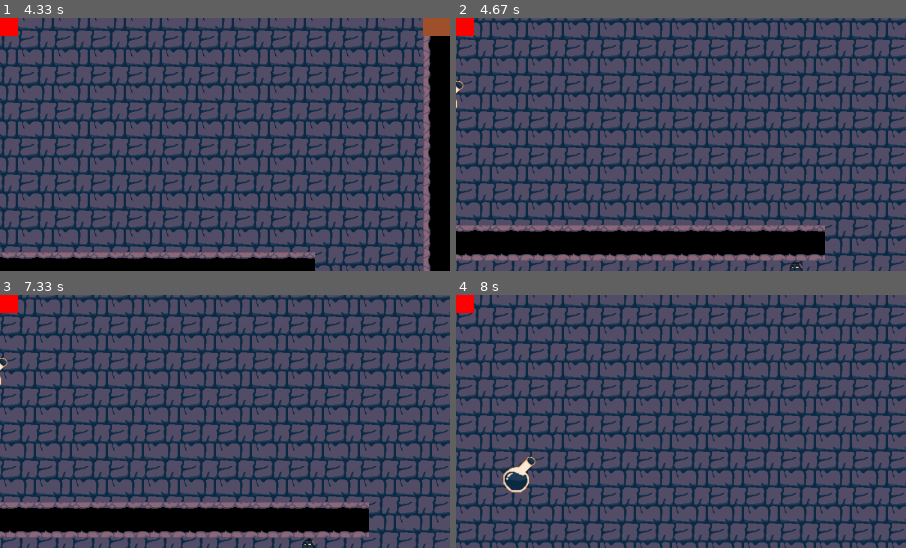
Above: before the commit, frames 1-4 (two rows, left to right).
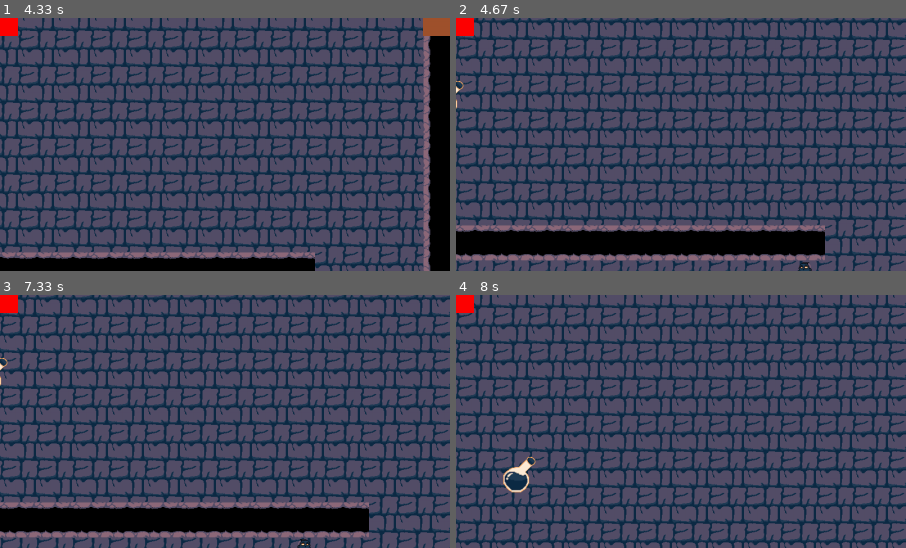
Above: after the commit, the same moments.

Repository: benedekhalaj/pygame-roguelike
Game: pygame game, started from play.py
Two runs of this game, one before a commit and one after it. Both use one fixed random seed, a clock stepped at 60 frames per second and the inputs below.
Inputs:
- Up to frame 1 (4.33 s): hold Right 0.33-0.8 s; hold Up 0.83-1.13 s; hold Right 1.17-1.63 s; hold Left 1.67-2.2 s; hold Down 2.23-2.53 s; hold Left 2.57-2.97 s; hold Up 3-3.37 s; hold Right 3.4-4.03 s; hold Down from 4.07 s (still down)
- Up to frame 2 (4.67 s): release Down at 4.43 s; hold Left from 4.47 s (still down)
- Up to frame 3 (7.33 s): release Left at 4.93 s; hold Right 4.97-5.43 s; hold Up 5.47-5.77 s; hold Right 5.8-6.27 s; hold Left 6.3-6.83 s; hold Down 6.87-7.17 s; hold Left from 7.2 s (still down)
- Up to frame 4 (8 s): release Left at 7.6 s; hold Up from 7.63 s (still down)
The pictures show only the part of the screen within x 50-100%, y 50-100%; the shares and areas given below are measured in that part.

Frame 1 is identical in both runs. In frame 2, 0.1% of the frame differs, in the area x 74-80%, y 96-100%; in frame 3, less than 0.1%; in frame 4, nothing differs.

Commit message:
Enemy: Fix enemy texture movement direction

Diff:
--- a/model/enemy/enemy.py
+++ b/model/enemy/enemy.py
@@ -12,12 +12,11 @@
         self.velocity = 4
         self.count = 0
         self.direction = direction[0]
-        self.count_direction = direction[1]
-        self.count_limit = self.count_direction * 2
+        self.count_limit = direction[1]
         self.visible = True
 
     def move(self):
-        if self.count <= self.count_direction:
+        if self.count <= self.count_limit:
             if self.direction == 'right':
                 self.rect.x += self.velocity
             elif self.direction == 'left':
@@ -26,16 +25,15 @@
                 self.rect.y += self.velocity
             elif self.direction == 'up':
                 self.rect.y -= self.velocity
-        elif self.count > self.count_direction:
+        elif self.count > self.count_limit:
             if self.direction == 'right':
-                self.rect.x -= self.velocity
+                self.direction = 'left'
             elif self.direction == 'left':
-                self.rect.x += self.velocity
+                self.direction = 'right'
             elif self.direction == 'down':
-                self.rect.y -= self.velocity
+                self.direction = 'up'
             elif self.direction == 'up':
-                self.rect.y += self.velocity
-
+                self.direction = 'down'
         self.set_count()
 
     def set_count(self):
